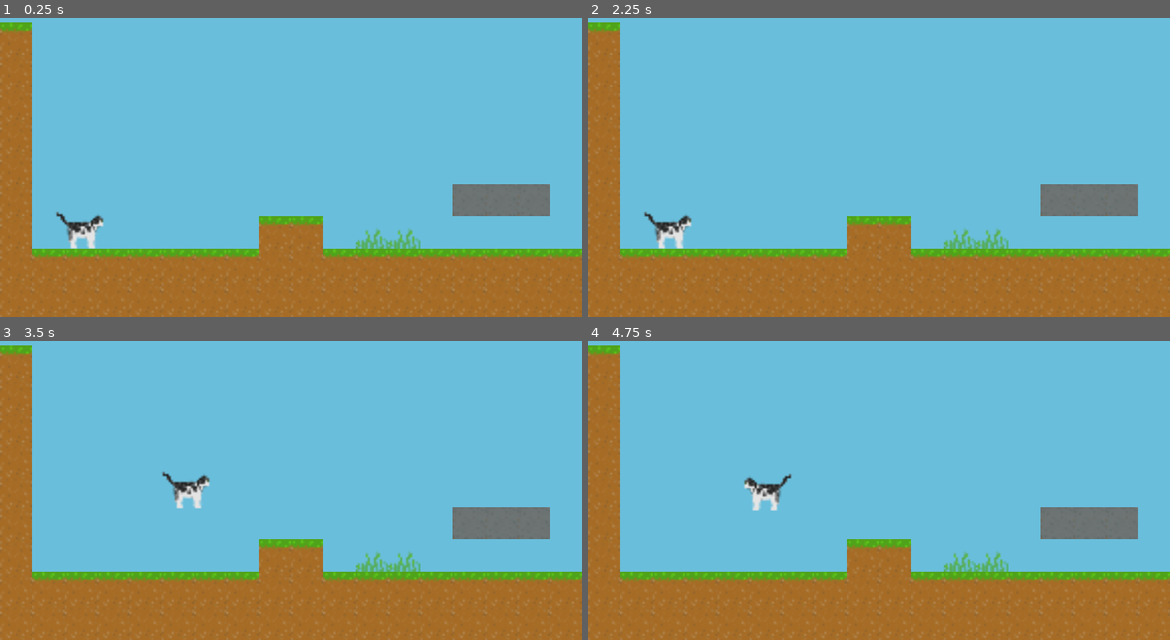
Above: before the commit, frames 1-4 (two rows, left to right).
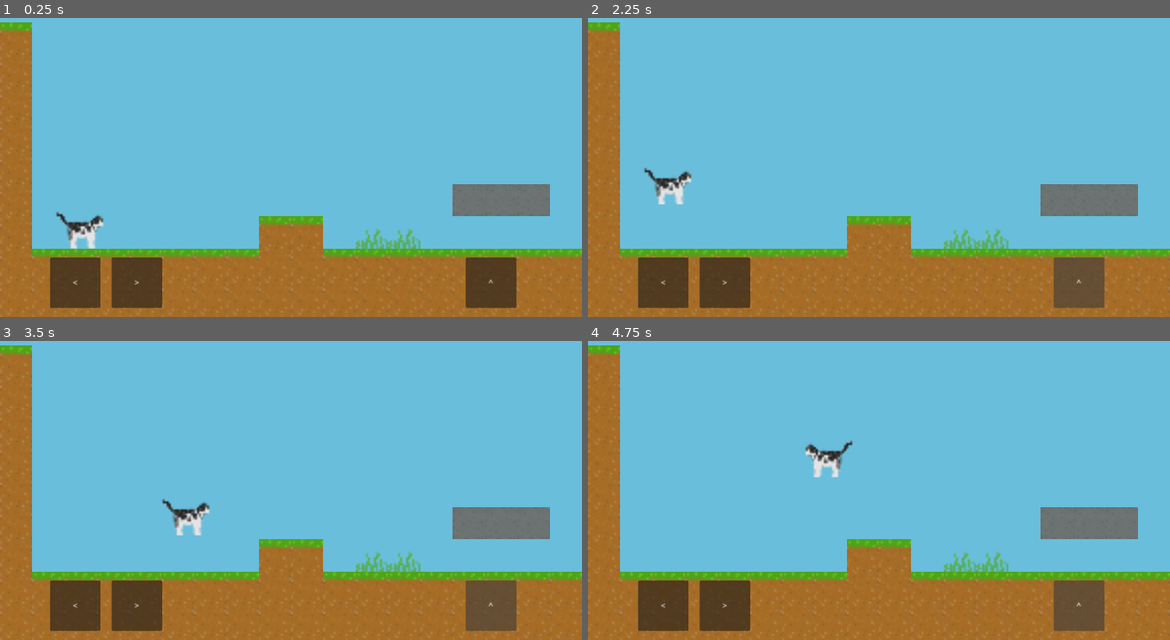
Above: after the commit, the same moments.

Repository: smartshark27/cat-former
Game: Godot game, scene res://scenes/main.tscn
Two runs of this game, one before a commit and one after it. Both use one fixed random seed, a clock stepped at 60 frames per second and the inputs below.
Inputs (mouse positions are in pixels of both pictures, inside the frame that each line leads up to):
- Up to frame 1 (0.25 s): no input
- Up to frame 2 (2.25 s): click (663, 284) at 0.5 s, where only the run after the commit has a clickable "<"; click (727, 284) at 1.25 s, where only the run after the commit has a clickable ">"; click (1076, 284) at 2 s, where only the run after the commit has a clickable "^"
- Up to frame 3 (3.5 s): hold Right (right) from 2.78 s (still down); tap Space (jump) at 2.85, 3.02, 3.32 s
- Up to frame 4 (4.75 s): tap Space (jump) at 3.6, 3.77, 4.07, 4.35 s; release Right (right) at 4.28 s; hold Left (left) from 4.28 s (still down)

The runs differ from the first frame. In frame 1, 4.4% of the frame differs, in the area x 8-89%, y 80-98%; in frame 2, 5.4%, in the area x 8-89%, y 50-98%; in frame 3, 5.4%; in frame 4, 5.4%.

Commit message:
Add touch screen controls, export

Diff:
--- a/project/scenes/main.tscn
+++ b/project/scenes/main.tscn
@@ -1,8 +1,9 @@
-[gd_scene load_steps=11 format=4 uid="uid://c3cptt02ppd05"]
+[gd_scene load_steps=12 format=4 uid="uid://c3cptt02ppd05"]
 
 [ext_resource type="Texture2D" uid="uid://dk6q1tnlp7fmn" path="res://art/Cat_Frames.png" id="1_43pfp"]
 [ext_resource type="Texture2D" uid="uid://byylxrsao6gi4" path="res://art/Tile_Set.png" id="2_0ln7u"]
 [ext_resource type="Script" path="res://scripts/player.gd" id="2_tdud7"]
+[ext_resource type="Script" path="res://scripts/touch_screen_controls.gd" id="4_6xfdp"]
 
 [sub_resource type="TileSetAtlasSource" id="TileSetAtlasSource_6k5um"]
 texture = ExtResource("2_0ln7u")
@@ -76,3 +77,37 @@
 [node name="CollisionShape2D" type="CollisionShape2D" parent="Player"]
 position = Vector2(11, 32.5)
 shape = SubResource("RectangleShape2D_t4emr")
+
+[node name="TouchScreenControls" type="Node2D" parent="."]
+script = ExtResource("4_6xfdp")
+
+[node name="LeftButton" type="Button" parent="TouchScreenControls"]
+offset_left = 99.0
+offset_top = 530.0
+offset_right = 199.0
+offset_bottom = 630.0
+focus_mode = 0
+text = "<"
+
+[node name="RightButton" type="Button" parent="TouchScreenControls"]
+offset_left = 221.0
+offset_top = 530.0
+offset_right = 321.0
+offset_bottom = 630.0
+focus_mode = 0
+text = ">"
+
+[node name="JumpButton" type="Button" parent="TouchScreenControls"]
+offset_left = 922.0
+offset_top = 530.0
+offset_right = 1022.0
+offset_bottom = 630.0
+focus_mode = 0
+text = "^"
+
+[connection signal="button_down" from="TouchScreenControls/LeftButton" to="TouchScreenControls" method="_on_left_button_button_down"]
+[connection signal="button_up" from="TouchScreenControls/LeftButton" to="TouchScreenControls" method="_on_left_button_button_up"]
+[connection signal="button_down" from="TouchScreenControls/RightButton" to="TouchScreenControls" method="_on_right_button_button_down"]
+[connection signal="button_up" from="TouchScreenControls/RightButton" to="TouchScreenControls" method="_on_right_button_button_up"]
+[connection signal="button_down" from="TouchScreenControls/JumpButton" to="TouchScreenControls" method="_on_jump_button_button_down"]
+[connection signal="button_up" from="TouchScreenControls/JumpButton" to="TouchScreenControls" method="_on_jump_button_button_up"]
--- /dev/null
+++ b/project/scripts/touch_screen_controls.gd
@@ -0,0 +1,31 @@
+extends Node2D
+
+
+func _on_left_button_button_down() -> void:
+	print("left down")
+	Input.action_press("left")
+
+
+func _on_left_button_button_up() -> void:
+	print("left up")
+	Input.action_release("left")
+
+
+func _on_right_button_button_down() -> void:
+	print("right down")
+	Input.action_press("right")
+
+
+func _on_right_button_button_up() -> void:
+	print("right up")
+	Input.action_release("right")
+
+
+func _on_jump_button_button_down() -> void:
+	print("jump down")
+	Input.action_press("jump")
+
+
+func _on_jump_button_button_up() -> void:
+	print("jump up")
+	Input.action_release("jump")
Not shown, added: project/export_presets.cfg
Not shown, changed: .gitignore
Not shown, changed: README.md
Not shown, added: docs/Cat-Former.apple-touch-icon.png
Not shown, added: docs/Cat-Former.audio.worklet.js
Not shown, added: docs/Cat-Former.html
Not shown, added: docs/Cat-Former.icon.png
Not shown, added: docs/Cat-Former.js
Not shown, added: docs/Cat-Former.pck
Not shown, added: docs/Cat-Former.png
Not shown, added: docs/Cat-Former.wasm
Not shown, added: serve.py
